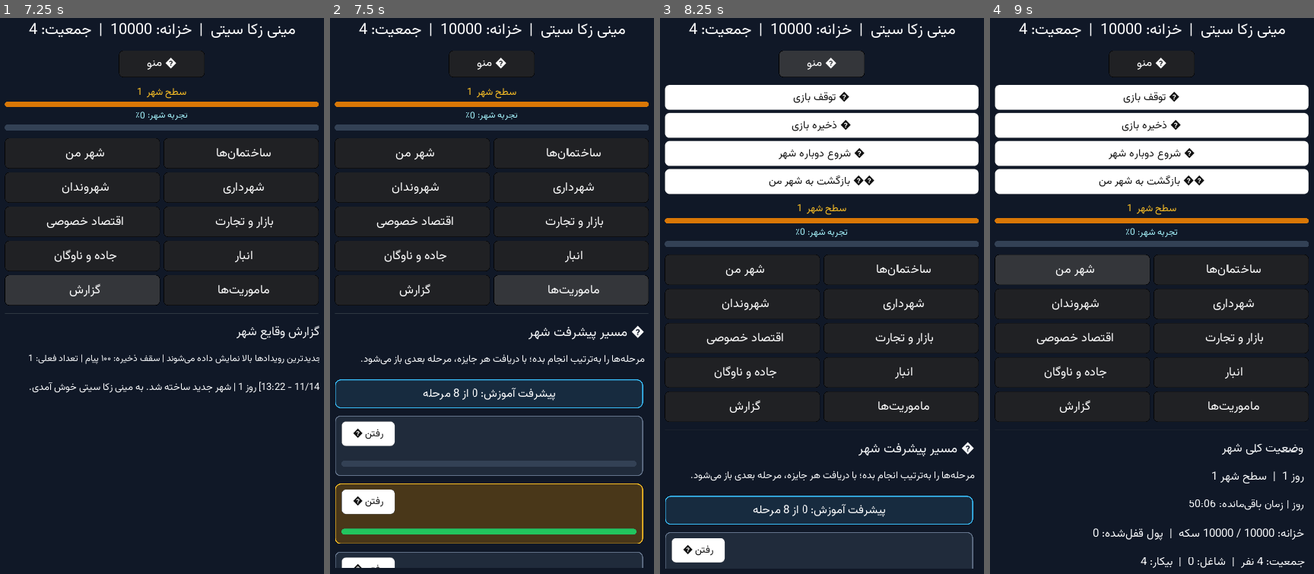
Above: before the commit, frames 1-4 (left to right).
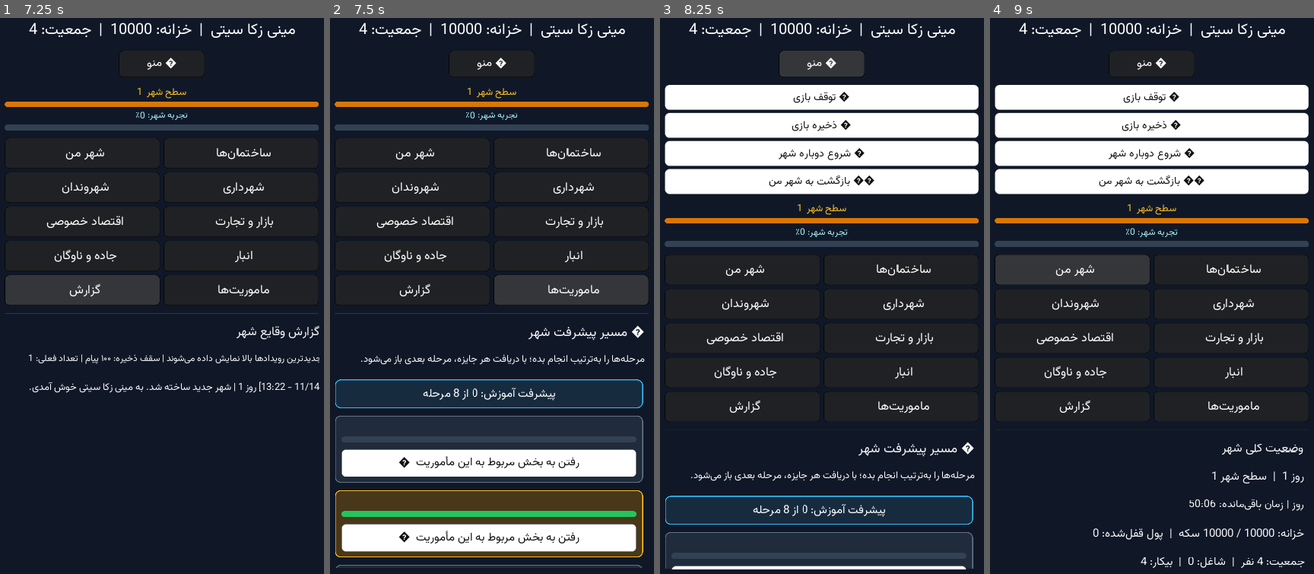
Above: after the commit, the same moments.

Repository: zekainstabot/mini-zeka-city
Game: Godot game, scene res://Main.tscn
Same seed, same stepped clock (60 frames per second), same inputs: the game is played once before the commit and once after it.
Inputs:
- Up to frame 1 (7.25 s): click "ﻦﻣ ﺮﻬﺷ" at 0.5 s; click "ﺎﻫ‌ﻥﺎﻤﺘﺧﺎﺳ" at 1.25 s; click "ﻥﺍﺪﻧﻭﺮﻬﺷ" at 2 s; click "ﯼﺭﺍﺩﺮﻬﺷ" at 2.75 s; click "ﯽﺻﻮﺼﺧ ﺩﺎﺼﺘﻗﺍ" at 3.5 s; click "ﺕﺭﺎﺠﺗ ﻭ ﺭﺍﺯﺎﺑ" at 4.25 s; click "ﻥﺎﮔﻭﺎﻧ ﻭ ﻩﺩﺎﺟ" at 5 s; click "ﺭﺎﺒﻧﺍ" at 5.75 s; click "ﺵﺭﺍﺰﮔ" at 6.5 s
- Up to frame 2 (7.5 s): click "ﺎﻫ‌ﺖﯾﺭﻮﻣﺎﻣ" at 7.25 s
- Up to frame 3 (8.25 s): click "ﻮﻨﻣ ☰" at 8 s
- Up to frame 4 (9 s): click "ﻦﻣ ﺮﻬﺷ" at 8.75 s

Frame 1 is identical in both runs. In frame 2, 15% of the frame differs, in the area x 1-97%, y 72-99%; in frame 3, 2.1%; in frame 4, nothing differs.

Commit message:
Make mission navigation buttons clear and full width

Diff:
--- a/scripts/Main.gd
+++ b/scripts/Main.gd
@@ -1020,13 +1020,6 @@
 				var title_row = HBoxContainer.new()
 				title_row.add_constant_override("separation", 8)
 				card_body.add_child(title_row)
-				var go_button = Button.new()
-				go_button.text = PersianText.reshaper("رفتن ↗")
-				go_button.rect_min_size = Vector2(112, 52 if get_viewport_rect().size.x < 900 else 44)
-				_apply_font(go_button, 17 if get_viewport_rect().size.x < 900 else 15)
-				_style_button(go_button, false)
-				go_button.connect("pressed", self, "go_to_mission_target", [str(mission.get("id", ""))])
-				title_row.add_child(go_button)
 				var title_label = Label.new()
 				title_label.text = PersianText.reshaper(str(definition.title))
 				title_label.align = Label.ALIGN_RIGHT
@@ -1090,6 +1083,14 @@
 					_apply_font(hint_label, 16)
 					hint_label.add_color_override("font_color", Color("#cbd5e1"))
 					card_body.add_child(hint_label)
+				var go_button = Button.new()
+				go_button.text = PersianText.reshaper("رفتن به بخش مربوط به این مأموریت  ←")
+				go_button.rect_min_size = Vector2(0, 58 if get_viewport_rect().size.x < 900 else 50)
+				go_button.size_flags_horizontal = Control.SIZE_EXPAND_FILL
+				_apply_font(go_button, 19 if get_viewport_rect().size.x < 900 else 17)
+				_style_button(go_button, false)
+				go_button.connect("pressed", self, "go_to_mission_target", [str(mission.get("id", ""))])
+				card_body.add_child(go_button)
 				if is_unlocked and is_completed and not is_claimed:
 					var claim_button = Button.new()
 					claim_button.text = PersianText.reshaper("🎁 دریافت جایزه و باز کردن مرحله بعد")
